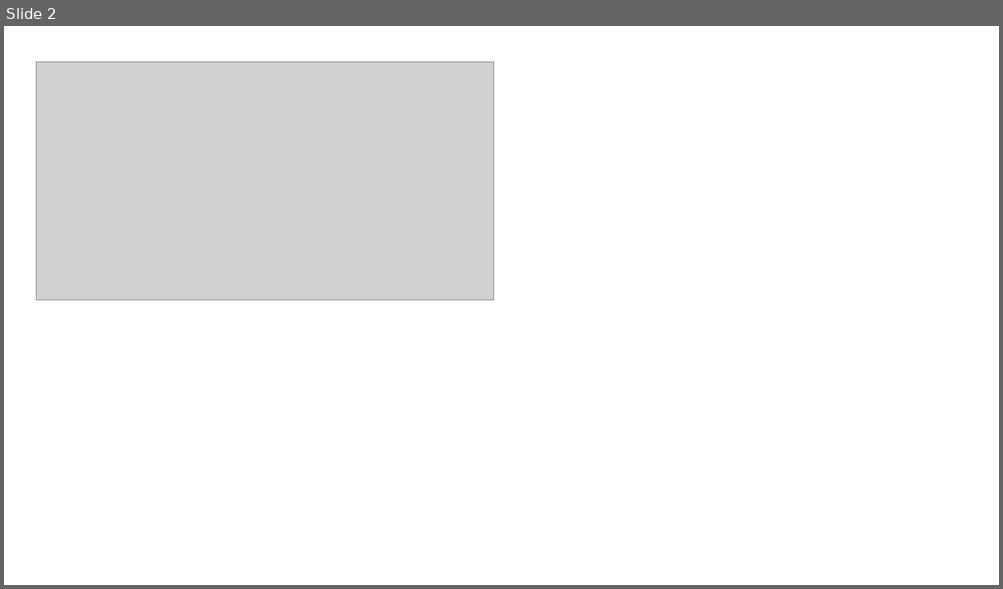
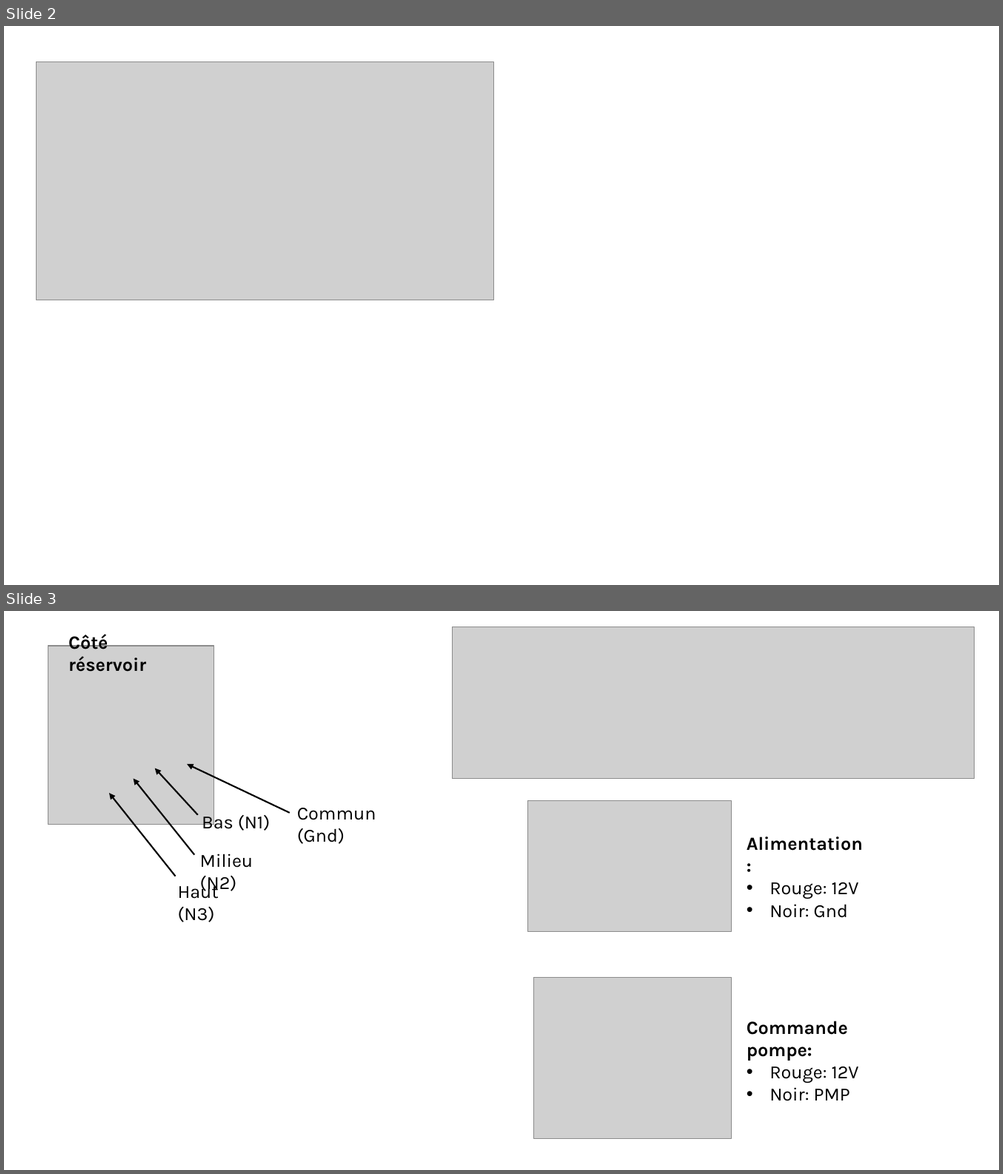
Before and after one commit to bpmine/jarduino, a slide deck: cuves/docs/montages.pptx. Shown one above the other, each under a label of ours: slide 2 before the commit, slides 2 and 3 after it. The pictures are 1003x589 and 1003x1174 pixels, drawn with LibreOffice and Linux fonts; fonts in the diff are those of the drawing; grey boxes stand for pictures. Boxes give left, top, right and bottom in pixels: in the first picture for what was removed or moved away, otherwise in the second. Text is boxed around its words. In the diff, an @@ line names an element or a change of style, - is before the commit and + after.

```diff
--- a/cuves/docs/montages.pptx
+++ b/cuves/docs/montages.pptx
@@ slide 3 added at [4, 611, 999, 1170], background #FFFFFF @@
@@ text added at [68, 632, 146, 672], 18 pt, text #000000, bold @@
+Côté réservoir
@@ picture added at [452, 627, 974, 779] @@
@@ picture added at [48, 646, 214, 825] @@
@@ arrow added from (290, 813) to (187, 764), #000000 1.5 pt @@
@@ arrow added from (194, 855) to (133, 779), #000000 1.5 pt @@
@@ arrow added from (198, 815) to (155, 769), #000000 1.5 pt @@
@@ arrow added from (176, 877) to (109, 793), #000000 1.5 pt @@
@@ text added at [297, 808, 376, 844], 18 pt, text #000000 @@
+Commun (Gnd)
@@ picture added at [528, 801, 731, 932] @@
@@ text added at [202, 812, 270, 831], 18 pt, text #000000 @@
+Bas (N1)
@@ text added at [200, 854, 253, 894], 18 pt, text #000000 @@
+Milieu (N2)
@@ text added at [746, 837, 862, 918], 18 pt, text #000000 @@
+Alimentation:
+• Rouge: 12V
+• Noir: Gnd
@@ text added at [178, 882, 219, 923], 18 pt, text #000000 @@
+Haut (N3)
@@ picture added at [534, 978, 731, 1139] @@
@@ text added at [746, 1021, 859, 1102], 18 pt, text #000000 @@
+Commande pompe:
+• Rouge: 12V
+• Noir: PMP
```
Also in this commit, not shown: 3 other slides added, 3 other files.
